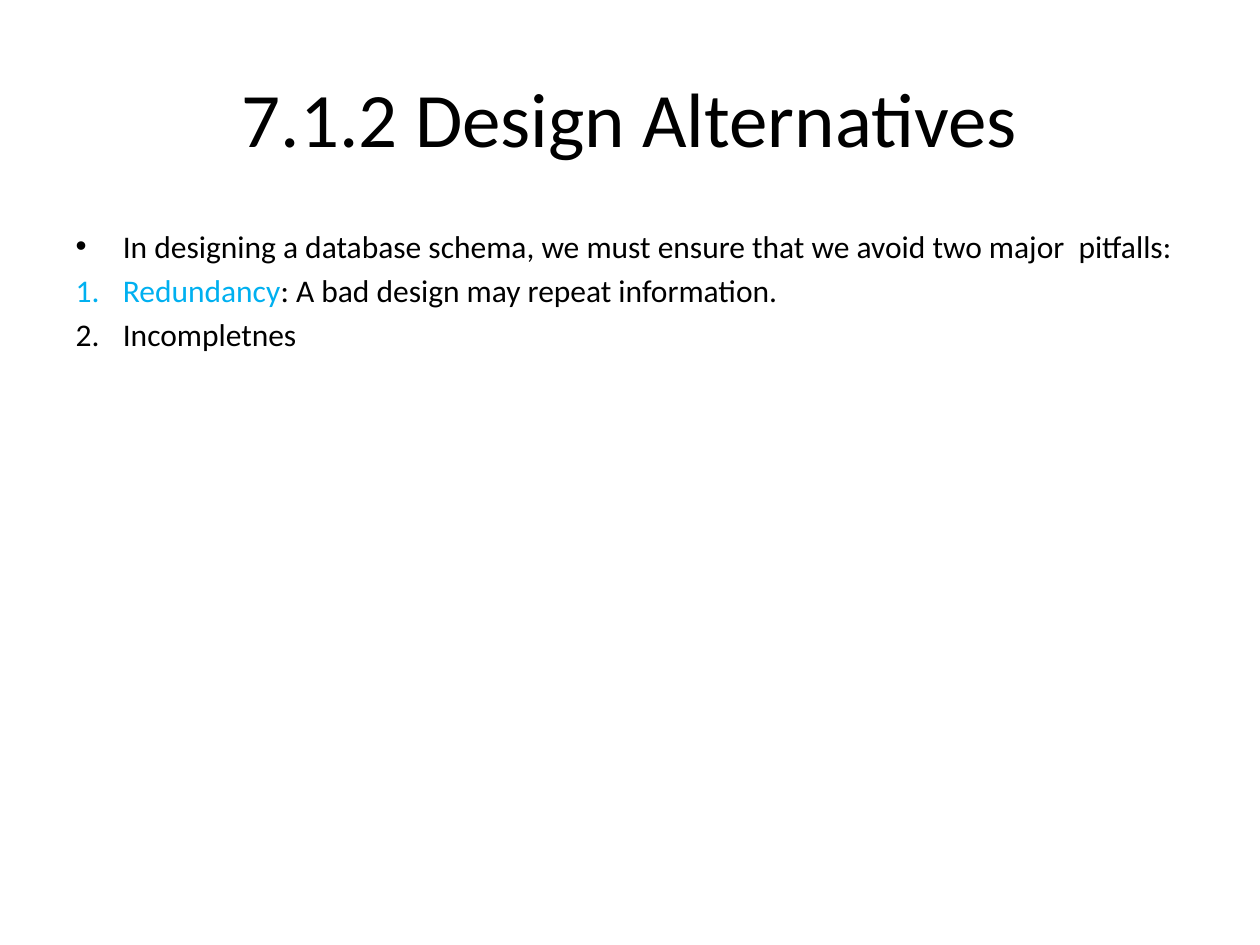
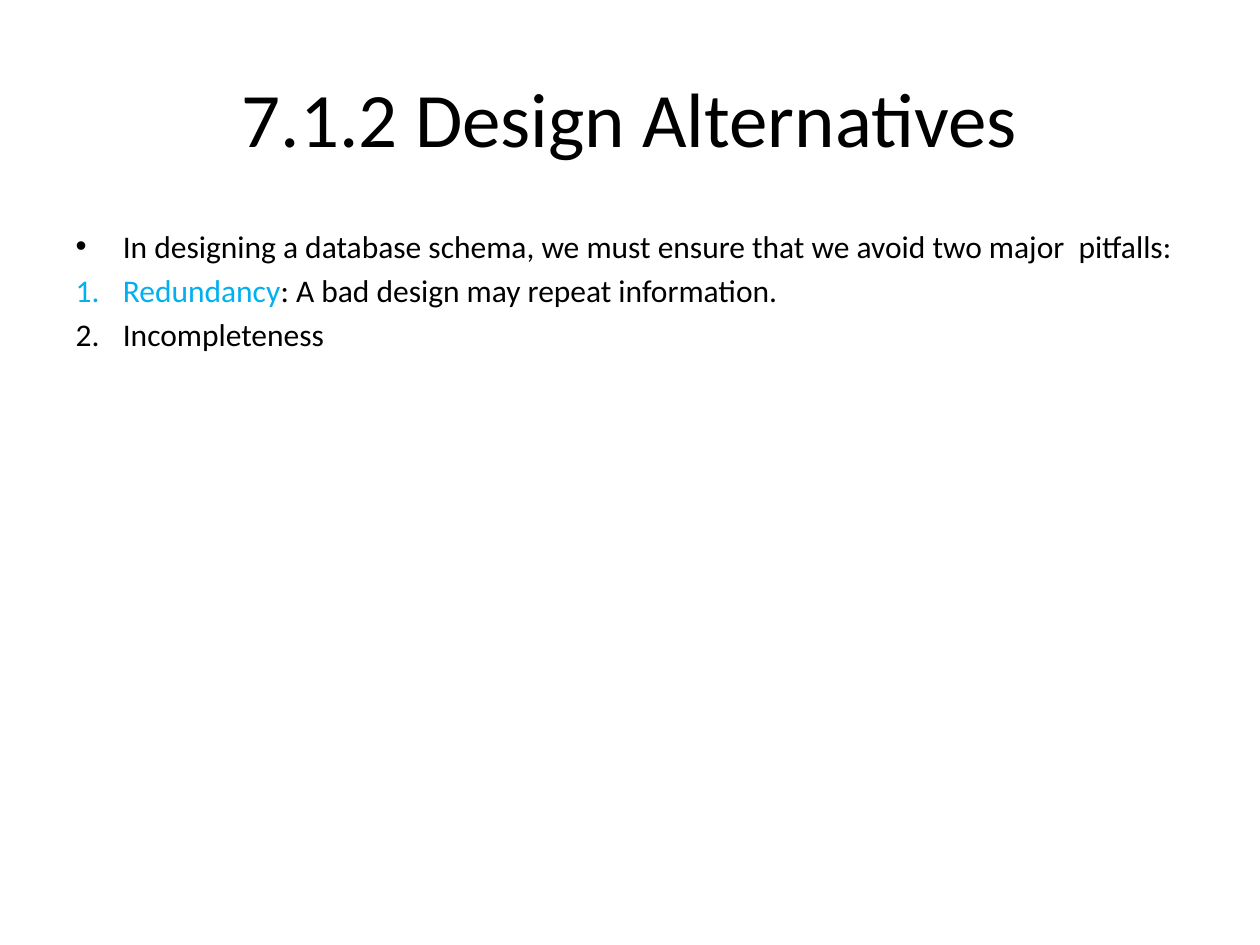
Before and after one commit to Kaitel/OOP, a slide deck: slide 3 of 20277 Database systems/Entity–relationship model.pptx. Drawn at 1260x945 pixels with LibreOffice and Linux fonts; fonts in the diff are those of the drawing. Boxes give left, top, right and bottom in pixels: in the first picture for what was removed or moved away, otherwise in the second. Text is boxed around its words. In the diff, an @@ line names an element or a change of style, - is before the commit and + after.

```diff
--- a/20277 Database systems/Entity–relationship model.pptx
+++ b/20277 Database systems/Entity–relationship model.pptx
@@ text at (123,324,324,351): text changed @@
-2. Incompletnes
+2. Incompleteness
```
Also in this commit, not shown: 9 other slides changed, 8 slides added, 2 slides removed, 2 other files.
